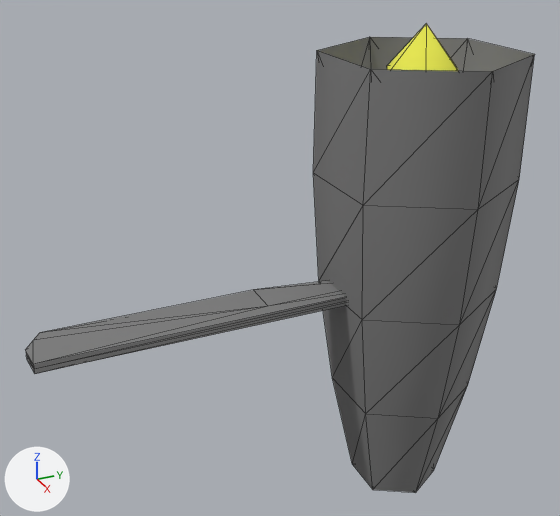
What one commit did to the OBJ model assets/helico/pale.obj.
The view is the same before and after, from a 50 mm camera at (6.39, -4.4, 3.8) aimed at (-0.2, -1.43, 0.51). Arrows for +X, +Y and +Z are at lower left; the lights stay in place. Mesh edges are drawn as thin lines. Where no turn or scale is listed for an object, it has been applied to the vertices.

The older version as bpy lines, for what is in view:
```python
me_pale = bpy.data.meshes.new('pale')
me_pale.from_pydata(...)  # 84 vertices, 156 faces; spans x -1.05..1.05, y -4.01..0.91, z -2.77..2.77
# faces by material slot: [132, 24]
me_pale.materials.append(mat_greycar)  # grey #7d7d7d
me_pale.materials.append(mat_bluecar2)  # yellow #eaea4b
ob_pale = bpy.data.objects.new('pale', me_pale)
ob_pale.location = (0.0, 0.0, 0.0)
```
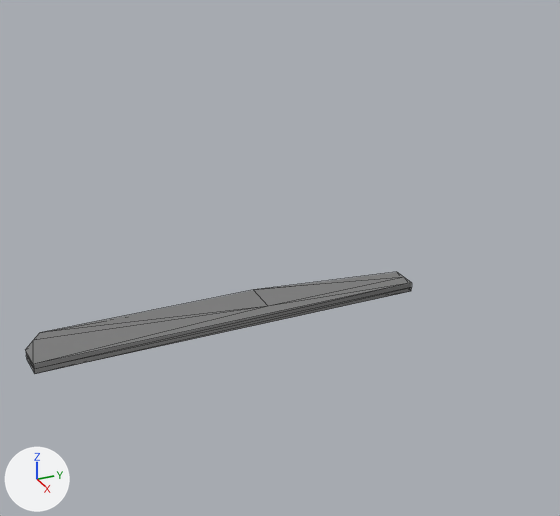
The change, as JSON lines over the scene's bpy script:
```json
{"block": "me_pale", "where": "# used by ob_pale; location = (0.0, 0.0, 0.0)"}
{"op": "remove", "block": "me_pale", "code": "me_pale.from_pydata(...)  # 84 vertices, 156 faces; spans x -1.05..1.05, y -4.01..0.91, z -2.77..2.77"}
{"op": "add", "block": "me_pale", "code": "me_pale.from_pydata(...)  # 26 vertices, 48 faces; spans x -0.4..0.15, y -4.01..-0.04, z 0.0..0.1"}
{"block": "me_pale", "change": "me_pale part 1: the loose piece of 44 vertices spanning x -1.05..1.05, y -0.91..0.91, z -2.5..2.5 is deleted"}
{"block": "me_pale", "change": "me_pale part 2: the loose piece of 14 vertices spanning x -0.34..0.34, y -0.39..0.39, z -2.77..2.77 is deleted"}
{"block": "me_pale", "change": "me_pale part 3: the surface is now shaded flat"}
{"op": "remove", "block": "me_pale", "code": "me_pale.materials.append(mat_bluecar2)  # yellow #eaea4b"}
```

Pixel boxes [x1, y1, x2, y2] of what changed, in the pictures (560 x 516 px):
```json
{"object": "pale", "change": "reshaped", "before": [26, 24, 534, 493], "after": [26, 272, 412, 374], "on screen": "24% narrower, 78% shorter"}
{"part": 1, "of": "me_pale", "change": "deleted", "before": [313, 37, 534, 493]}
{"part": 2, "of": "me_pale", "change": "deleted", "before": [387, 24, 458, 71], "on screen": "yellow"}
```
